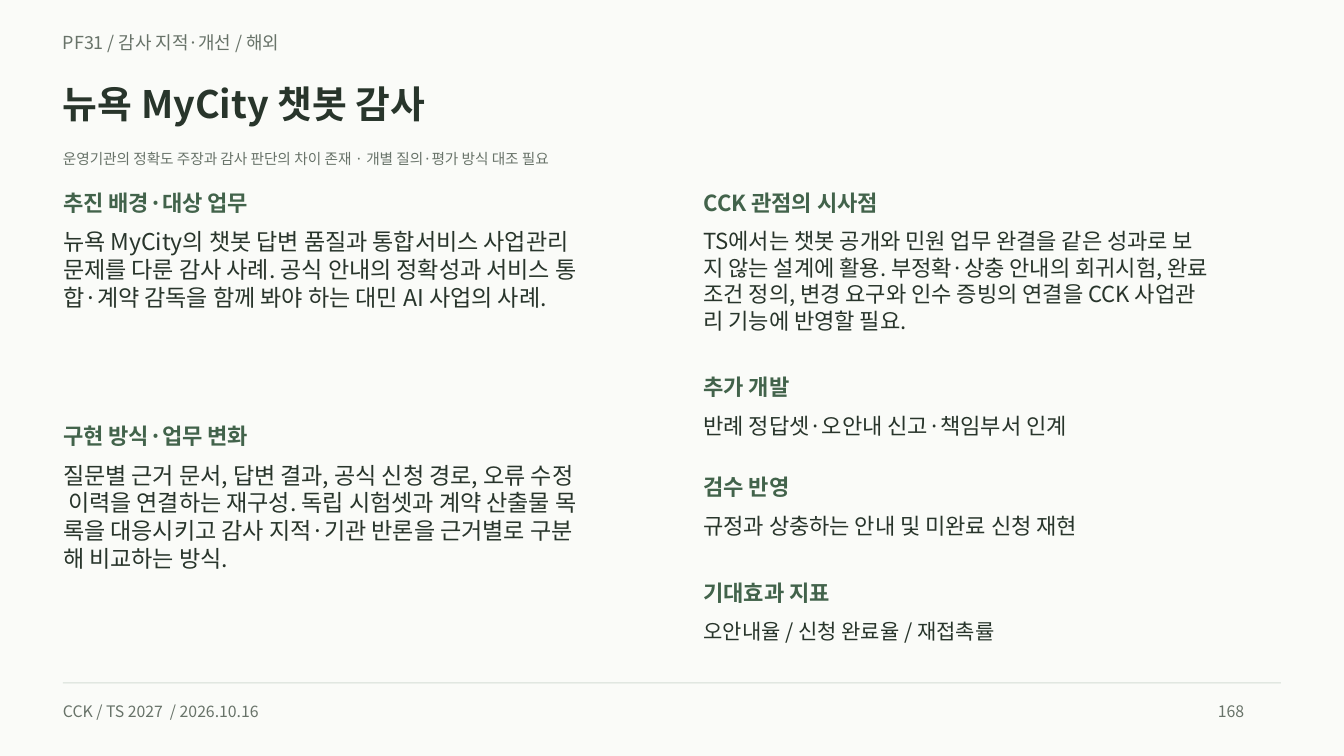
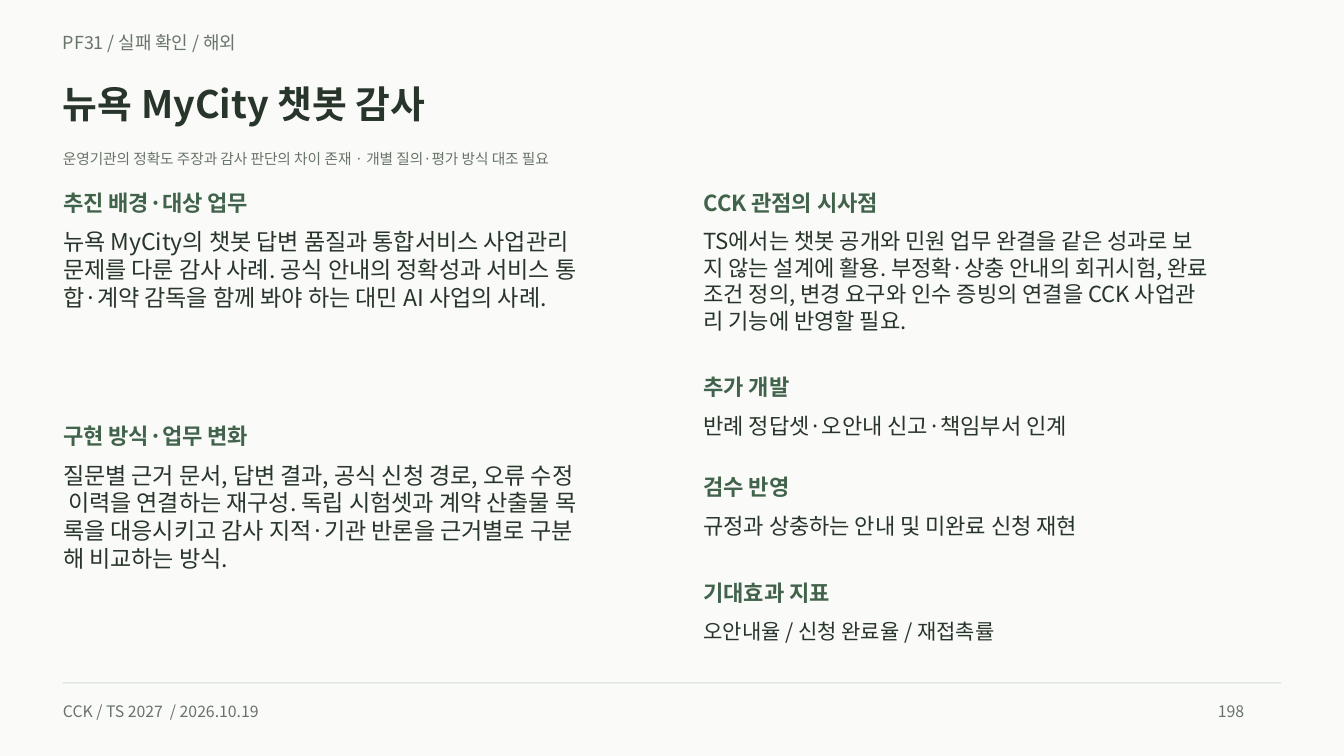
Before and after one commit to heen1987-ops/TS-business-Plan-001, a slide deck: slide 198 of public/downloads/ts-platform-casebook.pptx (slide 168 before the commit). Drawn at 1344x756 pixels with LibreOffice and Linux fonts; fonts in the diff are those of the drawing. Boxes give left, top, right and bottom in pixels: in the first picture for what was removed or moved away, otherwise in the second. Text is boxed around its words. In the diff, an @@ line names an element or a change of style, - is before the commit and + after.

```diff
--- a/public/downloads/ts-platform-casebook.pptx
+++ b/public/downloads/ts-platform-casebook.pptx
@@ text at bbox=[63, 34, 236, 51]: text changed @@
-PF31 / 감사 지적·개선 / 해외
+PF31 / 실패 확인 / 해외
@@ text at bbox=[63, 705, 259, 717]: text changed @@
-CCK / TS 2027 / 2026.10.16
+CCK / TS 2027 / 2026.10.19
@@ text at bbox=[1218, 705, 1244, 717]: text changed @@
-168
+198
```
Also in this commit, not shown: 174 other slides changed, 31 slides added, 29 other files.
